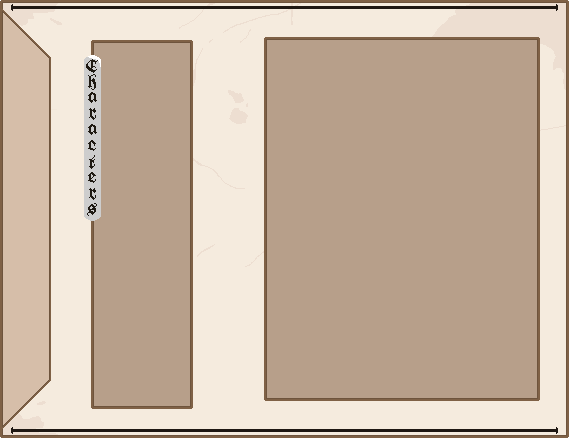
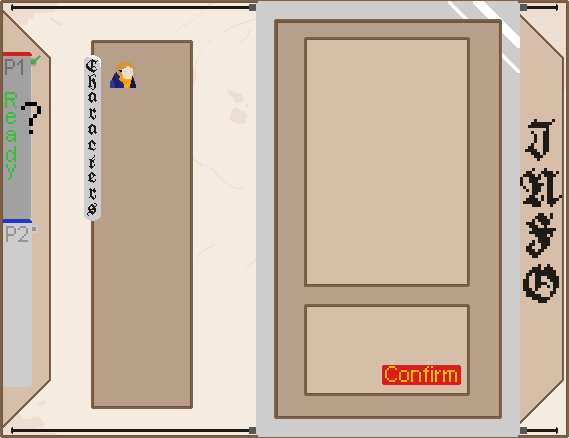
Revision of a layered 569 × 438 image; what changed, layer by layer:
added layer "confirm button" above "Characters" over [382, 365, 461, 385]
showed "info" over [249, 1, 564, 437]
added layer "icon" above "player buttons" over [110, 61, 136, 88]
added group "player buttons" with 6 layers above "character options" over [3, 52, 41, 387]
added layer "?" in group "player buttons" over [21, 102, 41, 134]
added layer "Ready" in group "player buttons" over [5, 55, 41, 180]
added layer "p2" in group "player buttons" over [3, 52, 38, 387]
added layer "p1" in group "player buttons" over [3, 52, 38, 387]
renamed "parryswoosh3 #3" to "character options", painted on it over [3, 52, 136, 387]
removed layer "parryswoosh3 #2" over [11, 4, 558, 434]
renamed "parryswoosh3 #4" to "border", painted on it over [3, 1, 564, 437]
